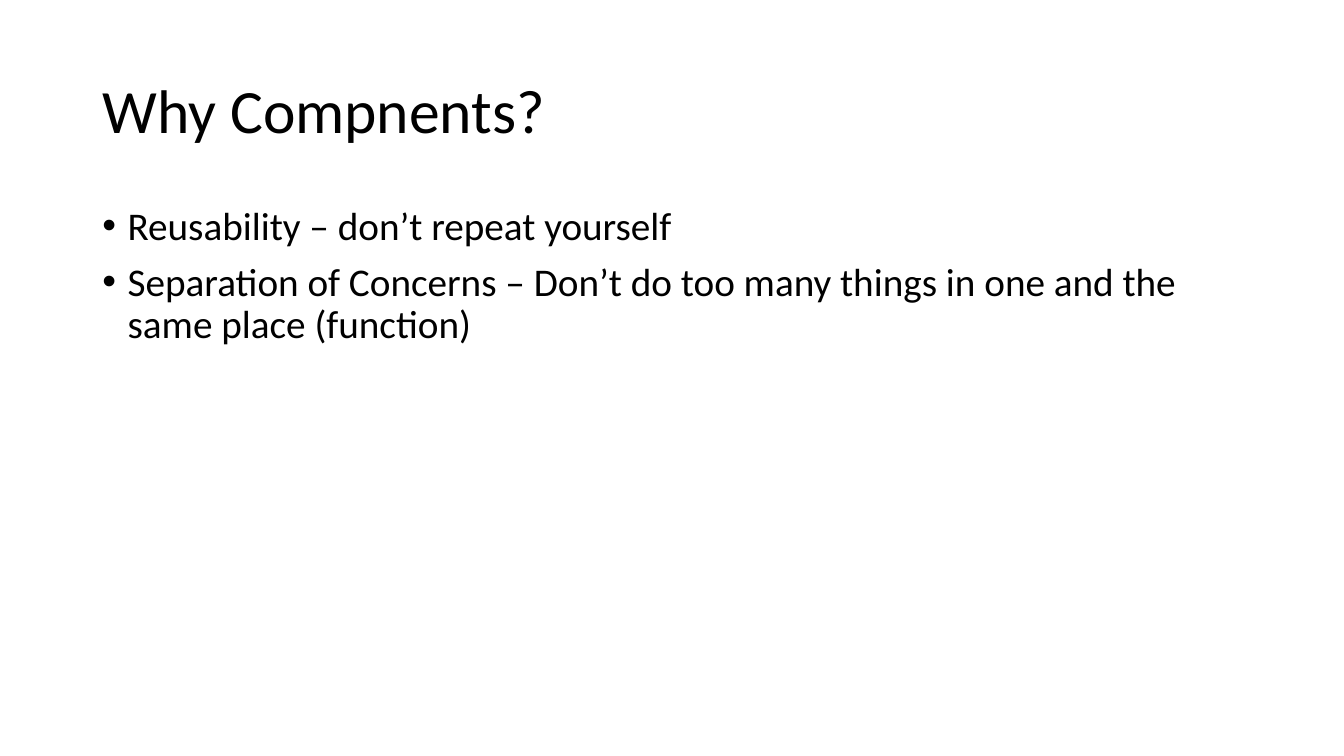
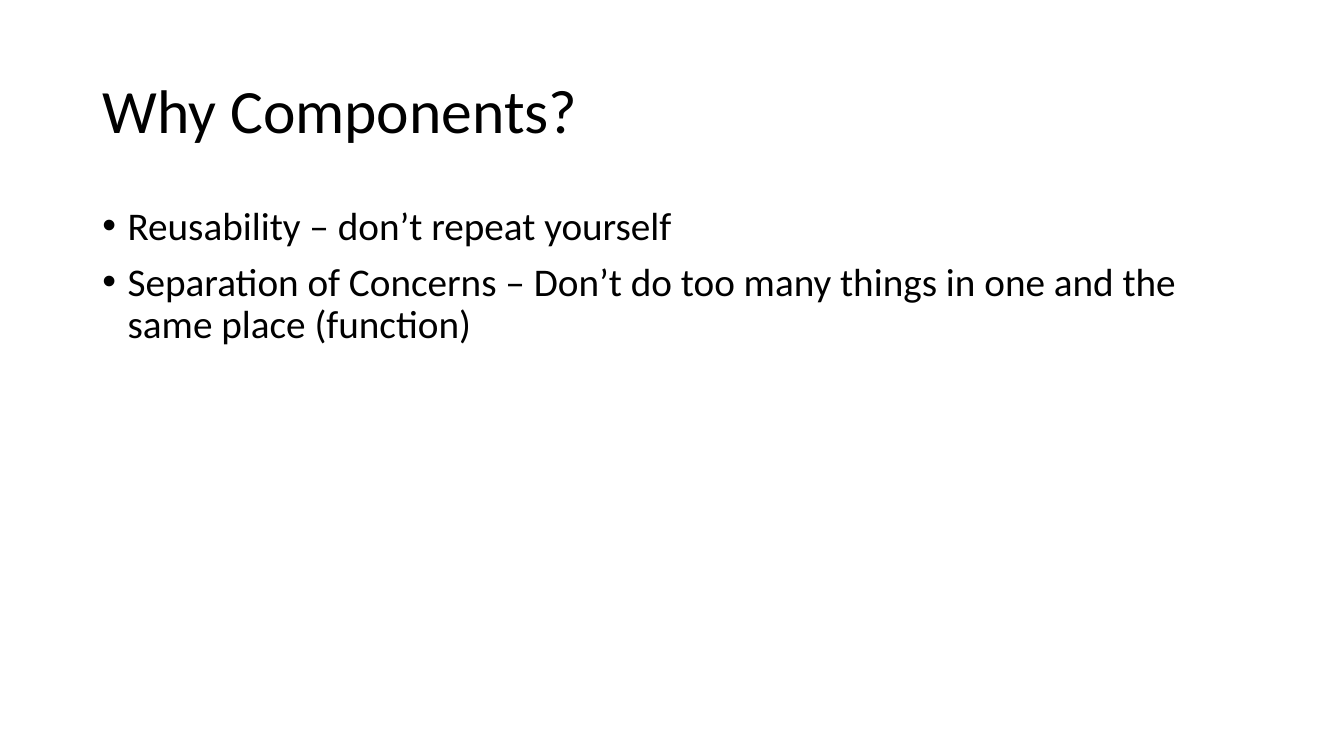
Before and after one commit to PiyushChaturvedii/Batch04, a slide deck: slide 3 of Reactjs.pptx. Drawn at 1344x756 pixels with LibreOffice and Linux fonts; fonts in the diff are those of the drawing. Boxes give left, top, right and bottom in pixels: in the first picture for what was removed or moved away, otherwise in the second. Text is boxed around its words. In the diff, an @@ line names an element or a change of style, - is before the commit and + after.

```diff
--- a/Reactjs.pptx
+++ b/Reactjs.pptx
@@ title at bbox=[102, 90, 577, 143]: text changed @@
-Why Compnents?
+Why Components?
```
Also in this commit, not shown: 3 slides added, 40 other files.
